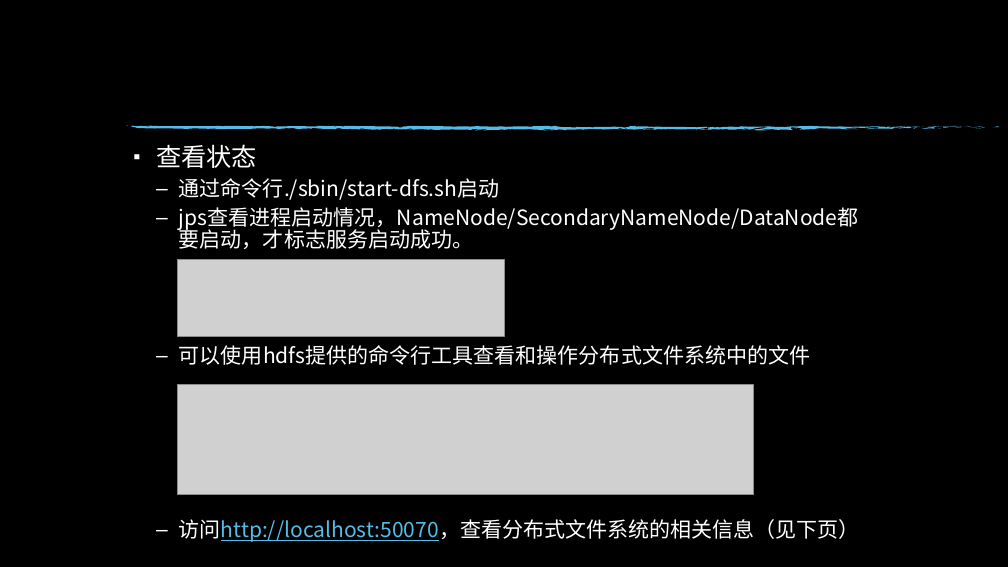
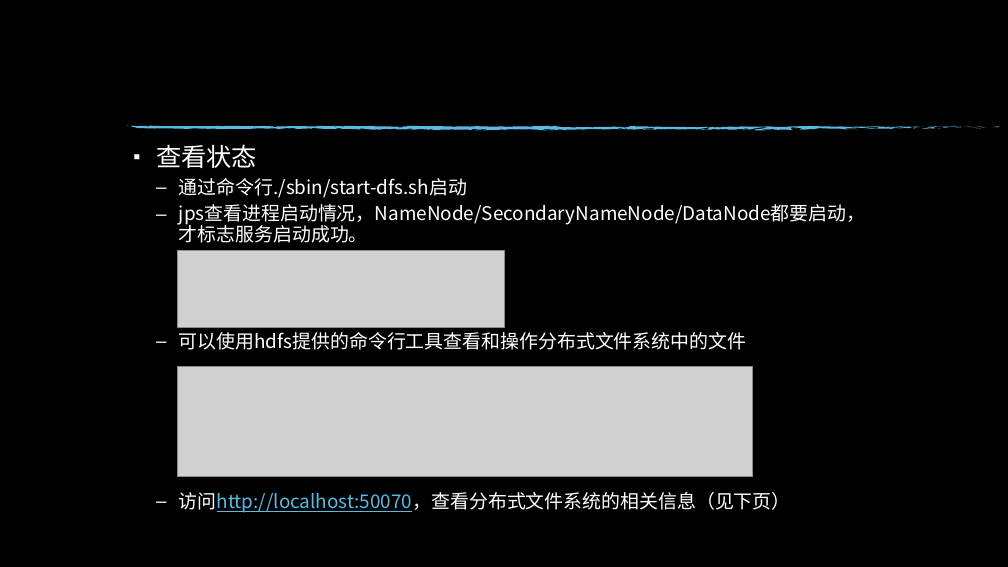
Before and after one commit to luminocean/cloud-computing, a slide deck: slide 9 of homework/实践1.pptx (slide 8 before the commit). Drawn at 1008x567 pixels with LibreOffice and Linux fonts; fonts in the diff are those of the drawing; grey boxes stand for pictures; background and template pictures are left out. Boxes give left, top, right and bottom in pixels: in the first picture for what was removed or moved away, otherwise in the second. Text is boxed around its words. In the diff, an @@ line names an element or a change of style, - is before the commit and + after.

```diff
--- a/homework/实践1.pptx
+++ b/homework/实践1.pptx
@@ text at <box>179,178,865,513</box>: size 20 to 18 pt @@
@@ picture: place and size @@
-picture at <box>178,260,504,337</box>
+picture at <box>178,250,504,327</box>
@@ picture: place and size @@
-picture at <box>178,385,752,495</box>
+picture at <box>178,367,752,476</box>
```
Also in this commit, not shown: 7 other slides changed, 3 slides added, 2 slides removed, 4 other files.
